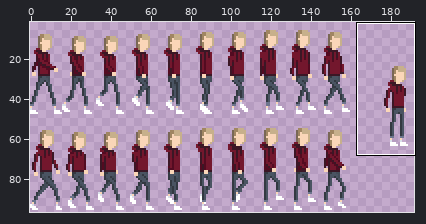
Sprite sheet: Unity/Vertical Slice/Assets/Kaelyn Sprites/player_walking_sprites.png. The first picture is a wide view before the edit; the outline marks the close-up.
Close-up. The starting point:
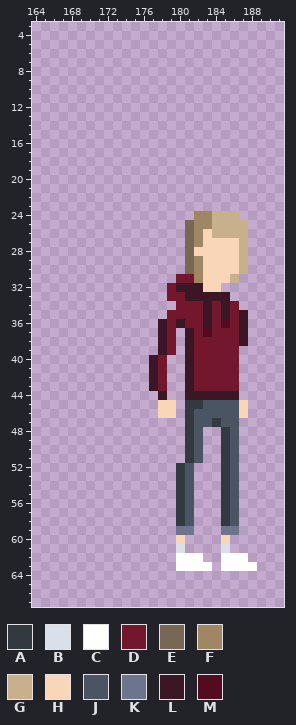
The file is 192x97 pixels. Shown: x 164..191, y 3..67. The wide view leaves out empty margins.
Palette (. is transparent): A #333941  B #dae0ea  C #ffffff  D #73172d  E #796755  F #a08662  G #c7b08b  H #fad6b8  J #4a5462  K #6d758d  L #3b1725  M #530b21
Pixels before, first column x 177:
24 .....FFGGG..
25 ....EFFGGGG.
26 ....EFHGGGG.
27 ....EFHHHHG.
28 ....EHHHHHG.
29 ....EFHHHHG.
30 ....EFHHHHG.
31 ...DDFHHHG..
32 ..DLLLHH....
33 ..DDLLLLL...
34 ...DDDLDLD..
35 ..DDDDLDLDL.
36 .LDLDDLDMDL.
37 .LD.LDMDDDL.
38 .LD.LDDDDDL.
39 .LD.LDDDDD..
40 LD..LDDDDD..
41 LD..LDDDDD..
42 LD..LDDDDD..
43 LD..LDDDDD..
44 .L..LLLLLL..
45 .HH.AAJJJJH.
46 .HH.AJJJJJH.
47 ....AJJAJJ..
48 ....AJ..AJ..
49 ....AJ..AJ..
50 ....AJ..AJ..
51 ....AJ..AJ..
52 ...AJ...AJ..
53 ...AJ...AJ..
54 ...AJ...AJ..
55 ...AJ...AJ..
56 ...AJ...AJ..
57 ...AJ...AJ..
58 ...AJ...AJ..
59 ...KK...KK..
60 ...H....H...
61 ...B....B...
62 ...CCC..CCC.
63 ...CCCC.CCCC
New version:
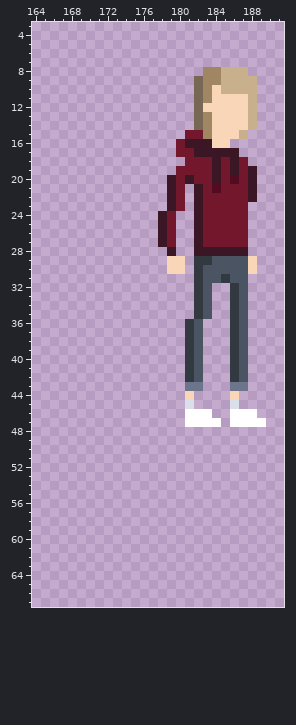
From the commit log: Added a scene for the vertical slice, uploaded sprites to the player prefab.
Changes in this commit:
y 8: x 183..187 ..... -> FFGGG
y 9: x 182..188 ....... -> EFFGGGG
y 10: x 182..188 ....... -> EFHGGGG
y 11: x 182..188 ....... -> EFHHHHG
y 12: x 182..188 ....... -> EHHHHHG
y 13..14: x 182..188 ....... -> EFHHHHG
y 15: x 181..187 ....... -> DDFHHHG
y 16: x 180..185 ...... -> DLLLHH
y 17: x 180..186 ....... -> DDLLLLL
y 18: x 181..187 ....... -> DDDLDLD
y 19: x 180..188 ......... -> DDDDLDLDL
y 20: x 179..188 .......... -> LDLDDLDMDL
y 21: x 179..180 .. -> LD; x 182..188 ....... -> LDMDDDL
y 22: x 179..180 .. -> LD; x 182..188 ....... -> LDDDDDL
y 23: x 179..180 .. -> LD; x 182..187 ...... -> LDDDDD
y 24: x 178..179 .. -> LD; x 182..187 FFGGG. -> LDDDDD
y 25: x 178..179 .. -> LD; x 181..187 EFFGGGG -> .LDDDDD
y 26: x 178..179 .. -> LD; x 181..187 EFHGGGG -> .LDDDDD
y 27: x 178..179 .. -> LD; x 181..187 EFHHHHG -> .LDDDDD
y 28: x 179 . -> L; x 181..187 EHHHHHG -> .LLLLLL
y 29: x 179..188 ..EFHHHHG. -> HH.AAJJJJH
y 30: x 179..188 ..EFHHHHG. -> HH.AJJJJJH
y 31: x 180..187 DDFHHHG. -> ..AJJAJJ
y 32: x 179..184 DLLLHH -> ...AJ.; x 186..187 .. -> AJ
y 33: x 179..187 DDLLLLL.. -> ...AJ..AJ
y 34: x 180..187 DDDLDLD. -> ..AJ..AJ
y 35: x 179..187 DDDDLDLDL -> ...AJ..AJ
y 36: x 178..187 LDLDDLDMDL -> ...AJ...AJ
y 37: x 178..179 LD -> ..; x 181..187 LDMDDDL -> AJ...AJ
y 38: x 178..179 LD -> ..; x 181..187 LDDDDDL -> AJ...AJ
y 39: x 178..179 LD -> ..; x 181..187 LDDDDD. -> AJ...AJ
y 40..42: x 177..178 LD -> ..; x 181..187 LDDDDD. -> AJ...AJ
y 43: x 177..178 LD -> ..; x 181..187 LDDDDD. -> KK...KK
y 44: x 178 L -> .; x 181..186 LLLLLL -> H....H
y 45: x 178..179 HH -> ..; x 181..187 AAJJJJH -> B....B.
y 46: x 178..179 HH -> ..; x 181..188 AJJJJJH. -> CCC..CCC
y 47: x 181..189 AJJAJJ... -> CCCC.CCCC
y 48..51: x 181..182 AJ -> ..; x 185..186 AJ -> ..
y 52..58: x 180..181 AJ -> ..; x 185..186 AJ -> ..
y 59: x 180..181 KK -> ..; x 185..186 KK -> ..
y 60: x 180 H -> .; x 185 H -> .
y 61: x 180 B -> .; x 185 B -> .
y 62: x 180..182 CCC -> ...; x 185..187 CCC -> ...
y 63: x 180..183 CCCC -> ....; x 185..188 CCCC -> ....
Changed places in both close-ups, as pixel boxes (x1, y1, x2, y2):
changed: (149, 67, 266, 571)
